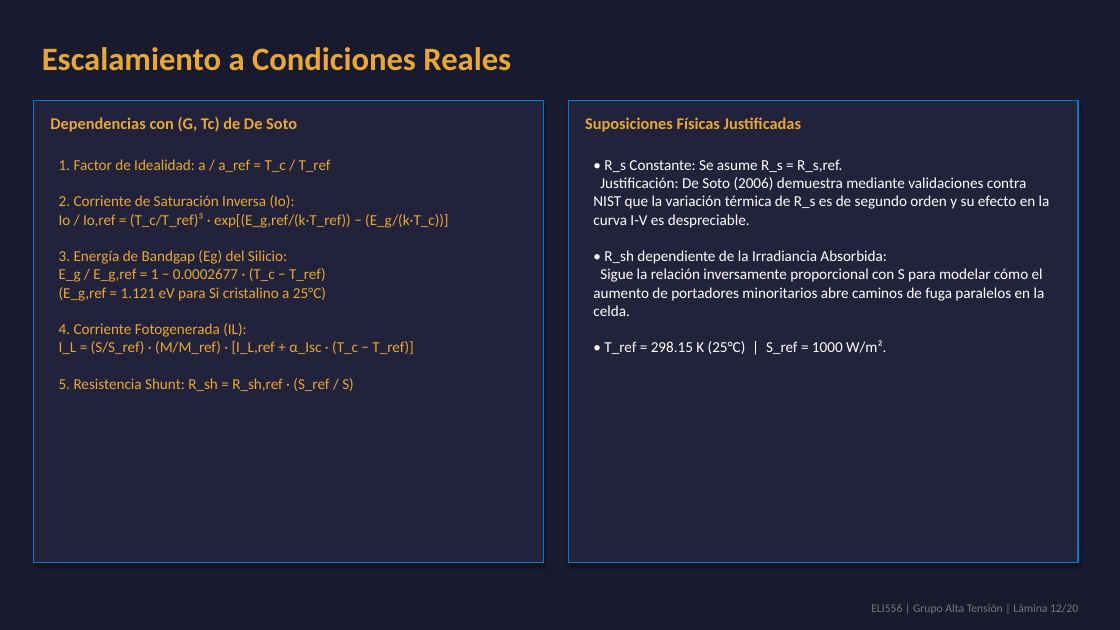
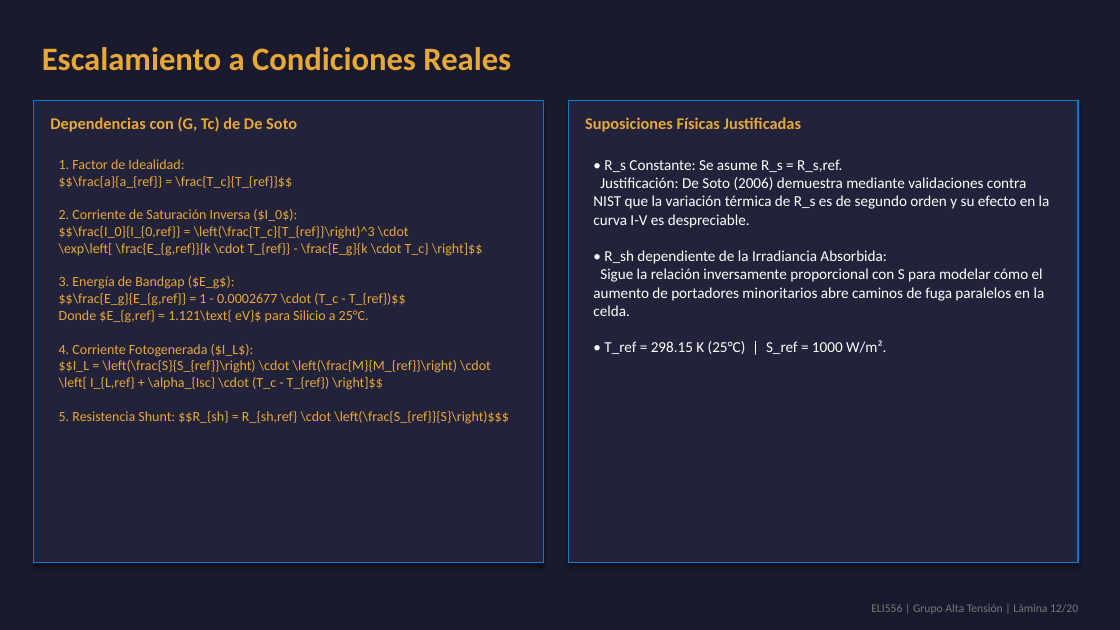
Before and after one commit to theChosen16/t2-paneles, a slide deck: slide 12 of output/Presentacion_Final_ELI556_Atacama.pptx. Drawn at 1120x630 pixels with LibreOffice and Linux fonts; fonts in the diff are those of the drawing. Boxes give left, top, right and bottom in pixels: in the first picture for what was removed or moved away, otherwise in the second. Text is boxed around its words. In the diff, an @@ line names an element or a change of style, - is before the commit and + after.

```diff
--- a/output/Presentacion_Final_ELI556_Atacama.pptx
+++ b/output/Presentacion_Final_ELI556_Atacama.pptx
@@ text at [59, 159, 509, 424]: text changed; size 13 to 12 pt @@
-1. Factor de Idealidad: a / a_ref = T_c / T_ref
-2. Corriente de Saturación Inversa (Io):
-Io / Io,ref = (T_c/T_ref)³ · exp[(E_g,ref/(k·T_ref)) − (E_g/(k·T_c))]
-3. Energía de Bandgap (Eg) del Silicio:
-E_g / E_g,ref = 1 − 0.0002677 · (T_c − T_ref)
-(E_g,ref = 1.121 eV para Si cristalino a 25°C)
-4. Corriente Fotogenerada (IL):
-I_L = (S/S_ref) · (M/M_ref) · [I_L,ref + α_Isc · (T_c − T_ref)]
-5. Resistencia Shunt: R_sh = R_sh,ref · (S_ref / S)
+1. Factor de Idealidad:
+$$\frac{a}{a_{ref}} = \frac{T_c}{T_{ref}}$$
+2. Corriente de Saturación Inversa ($I_0$):
+$$\frac{I_0}{I_{0,ref}} = \left(\frac{T_c}{T_{ref}}\right)^3 \cdot \exp\left[ \frac{E_{g,ref}}{k \cdot T_{ref}} - \frac{E_g}{k \cdot T_c} \right]$$
+3. Energía de Bandgap ($E_g$):
+$$\frac{E_g}{E_{g,ref}} = 1 - 0.0002677 \cdot (T_c - T_{ref})$$
+Donde $E_{g,ref} = 1.121\text{ eV}$ para Silicio a 25°C.
+4. Corriente Fotogenerada ($I_L$):
+$$I_L = \left(\frac{S}{S_{ref}}\right) \cdot \left(\frac{M}{M_{ref}}\right) \cdot \left[ I_{L,ref} + \alpha_{Isc} \cdot (T_c - T_{ref}) \right]$$
+5. Resistencia Shunt: $$R_{sh} = R_{sh,ref} \cdot \left(\frac{S_{ref}}{S}\right)$$$
```
Also in this commit, not shown: 6 other slides changed, 8 other files.
